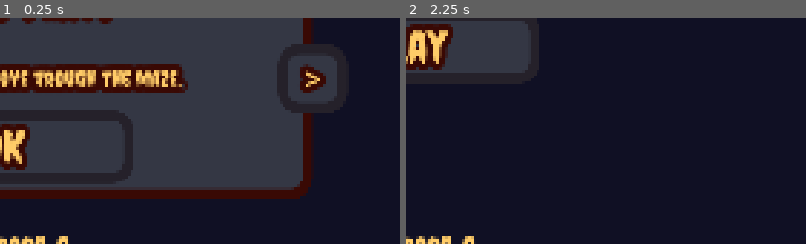
Above: before the commit, frames 1-2 (left to right).
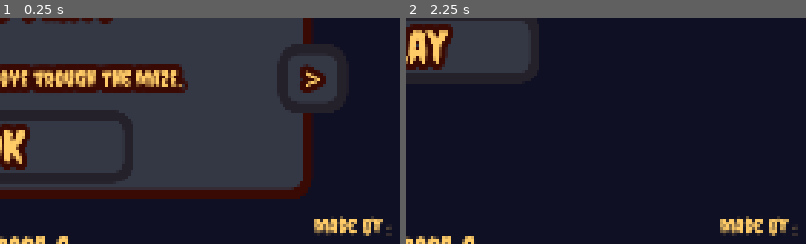
Above: after the commit, the same moments.

Repository: frenchcast1234/dont-look
Game: Godot game, scene res://src/menu/menu.tscn
The game is run twice, just before and just after one commit, with the same random seed, the same clock (stepped at 60 frames per second) and the same inputs.
Inputs:
- Up to frame 1 (0.25 s): no input
- Up to frame 2 (2.25 s): click "Play" at 0.5 s; click "Play" at 1.25 s; click "OK" at 2 s
The pictures show only the part of the screen within x 50-100%, y 44-94%; the shares and areas given below are measured in that part.

The runs differ from the first frame. In frame 1, 0.9% of the frame differs, in the area x 78-98%, y 87-97%; in frame 2, 0.9%.

Commit message:
Ajoute Made by dans le menu

Diff:
--- a/src/menu/menu.tscn
+++ b/src/menu/menu.tscn
@@ -199,7 +199,10 @@
 grow_vertical = 0
 theme_override_colors/font_color = Color(1, 0.8, 0.40784314, 1)
 theme_override_font_sizes/font_size = 64
-text = "frenchcast1234"
+text = "made by :
+frenchcast1234"
+horizontal_alignment = 2
+vertical_alignment = 2
 
 [node name="InfoButton" type="Button" parent="." unique_id=1455005171]
 layout_mode = 1
@@ -349,6 +352,7 @@
 text = "Custom"
 
 [node name="Popup2" type="Control" parent="." unique_id=1734717432]
+visible = false
 z_index = 2
 layout_mode = 1
 anchors_preset = 15
